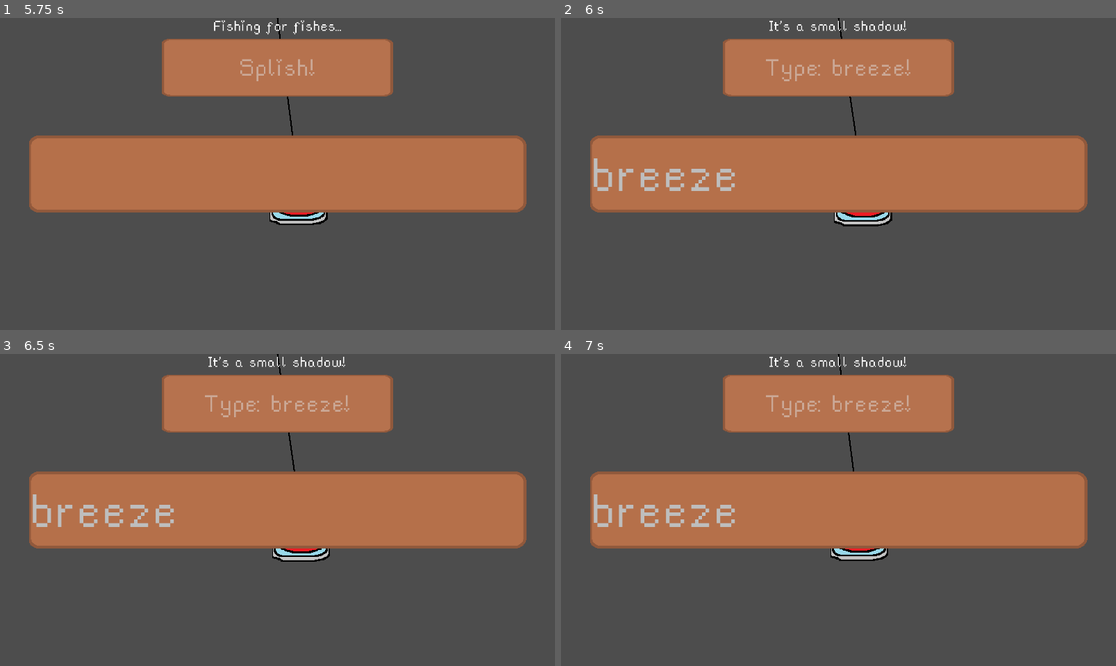
Above: before the commit, frames 1-4 (two rows, left to right).
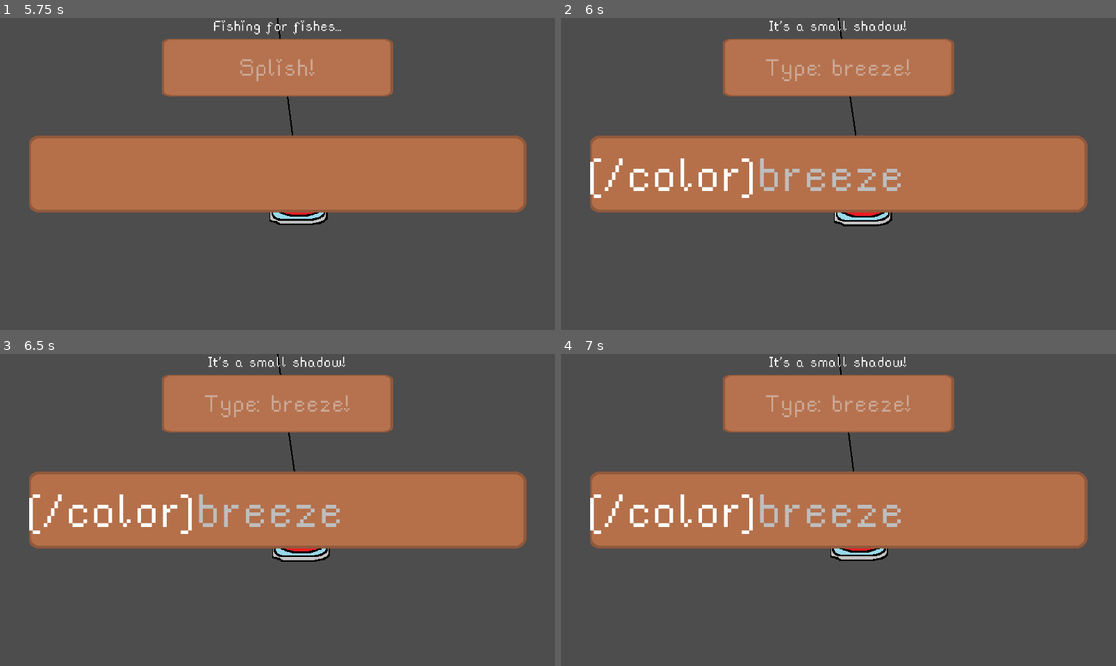
Above: after the commit, the same moments.

Repository: flowerFawn/the-key-to-fishing
Game: Godot game, scene res://scenes/main_menu.tscn
Same seed, same stepped clock (60 frames per second), same inputs: the game is played once before the commit and once after it.
Inputs (mouse positions are in pixels of both pictures, inside the frame that each line leads up to):
- Up to frame 1 (5.75 s): click "Go fishing!" at 0.5 s; click (55, 208) at 1.25 s; click "Cast!" at 2 s; move the mouse to (277, 186) at 2.77 s; tap Enter at 3.5 s; move the mouse to (166, 189) at 3.52 s; move the mouse to (333, 105) at 4.27 s; move the mouse to (249, 236) at 5.02 s
- Up to frame 2 (6 s): move the mouse to (1005, 220) at 5.77 s
- Up to frame 3 (6.5 s): no input
- Up to frame 4 (7 s): move the mouse to (672, 463) at 6.52 s

Frame 1 is identical in both runs. In frame 2, 2.1% of the frame differs, in the area x 5-62%, y 44-58%; in frame 3, 2.1%; in frame 4, 2.1%.

Commit message:
slight optimisation to the rich text display script
probably makes no real difference, but there were so many BBCode tags that weren't needed, plus it was nice to actually think for once lmao

Diff:
--- a/scripts/rich_text_display.gd
+++ b/scripts/rich_text_display.gd
@@ -17,36 +17,50 @@
 
 
 func _on_input_box_text_changed(new_text: String) -> void:
-	print("a")
 	var coloured_text:String = ""
 	var i:int = 0
 	var goal_character:String = ""
+	var current_colour:String = ""
 	#for each charcater in the input box text it is either made red or white
 	#red if it is accurate to the equivilent character in the goal word, red if not
 	#if it goes out of bounds for the goal word, it is red
 	#once all characters in the inputted text are done, the remainder of the goal word is added in grey
+	#adds [/color] if it needs to change colour, to end that part, and adds a new [color=colour] to set the new colour
 	for character in new_text:
 		#if in bounds gets the character it should be
 		if len(goal_word) - 1 >= i:
 			goal_character = goal_word[i]
 		else:
 			goal_character = "oob"
-		#if the character's position is out of bounds of the goal word, it is made red
-		if len(goal_word) - 1 < i:
-			coloured_text += "".join(["[color=red]", character, "[/color]"])
+		#if the character's position is out of bounds of the goal word, or isn't the goal character, it is made red
+		if len(goal_word) - 1 < i or character != goal_character:
+			if current_colour != "red":
+				if i == 0:
+					coloured_text += "".join(["[color=red]", character])
+				else:
+					coloured_text += "".join(["[/color][color=red]", character])
+				current_colour = "red"
+			else:
+				coloured_text += character
 		#if it is in the correct place, it is made white
-		elif character == goal_character:
-			coloured_text += "".join(["[color=white]", character, "[/color]"])
-		#if it is not the goal character, is is made red
 		else:
-			coloured_text += "".join(["[color=red]", character, "[/color]"])
+			if current_colour != "white":
+				if i == 0:
+					coloured_text += "".join(["[color=white]", character])
+				else:
+					coloured_text += "".join(["[/color][color=white]", character])
+				current_colour = "white"
+			else:
+				coloured_text += character
 		#i is the index, used for both the input text and goal word character to be compared to each other
 		i += 1
 	if len(goal_word) > i:
 		#adds the rest of the goal word to the end
+		coloured_text += "[/color]"
 		coloured_text += "[color=%s]" % untyped_colour
 		coloured_text += goal_word.right(len(goal_word) - (i))
-		coloured_text += "[/color]"
+	coloured_text += "[/color]"
 
+	#coloured_text = coloured_text.right(-8)
 	print(coloured_text)
 	text = coloured_text
